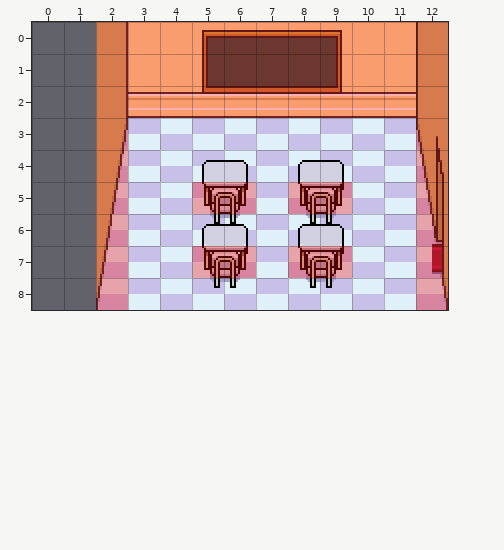
A Tiled map (JSON) gets an edit: maps/class8.json. The picture above is the old version.
Cells are 16x16 px. Shown: x 0..12, y 0..8. The old version is drawn lined up with the new one.
After the commit:
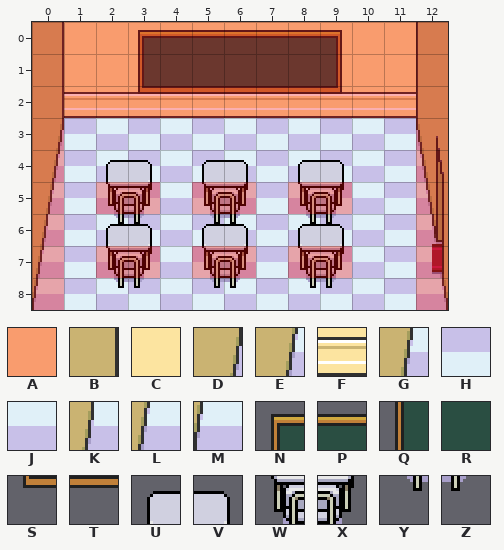
Key: from "collision": A 0; from "layer0": B 0, C 2, D 30, E 60, F 62, G 90, H 92, J 93, K 120, L 150, M 180, N 423, P 424, Q 453, R 454, S 483, T 484, U 517, V 518, W 547, X 548, Y 577, Z 578.
_ is an empty cell.
Tiles replaced or removed in this view: A, B, D, E, G, K, L, M, N, Q, S.
See-through tiles are keyed as they look on the map.
Author's note on the commit: ClassRoom Adjustments
Change:
Changed rows in their new state; . is an unchanged cell.
map size 11x9 -> 13x9 cells (old content now starts at 2,0; both pictures use the new coordinates)
Layer "layer0":
first column x 0:
0 BCC
1 BCC
2 BFF
3 DHJ
4 EHJ
5 GHJ
6 KHJ
7 LHJ
8 MHJ
Layer "layer1":
first column x 2:
0 .NPP
1 .QRR
2 .STT
5 WX..
6 YZ..
7 WX..
8 YZ..
Layer "layer2":
first column x 2:
4 UV
6 UV
Layer "collision":
first column x 0:
0 AA..
1 AA..
2 AA..
3 A._.
4 A._.
5 A..A
6 A._.
7 A..A
8 A._.
Boxes around the changes in both pictures, in picture pixels (x1, y1, x2, y2):
changed: (32, 22, 208, 310)
